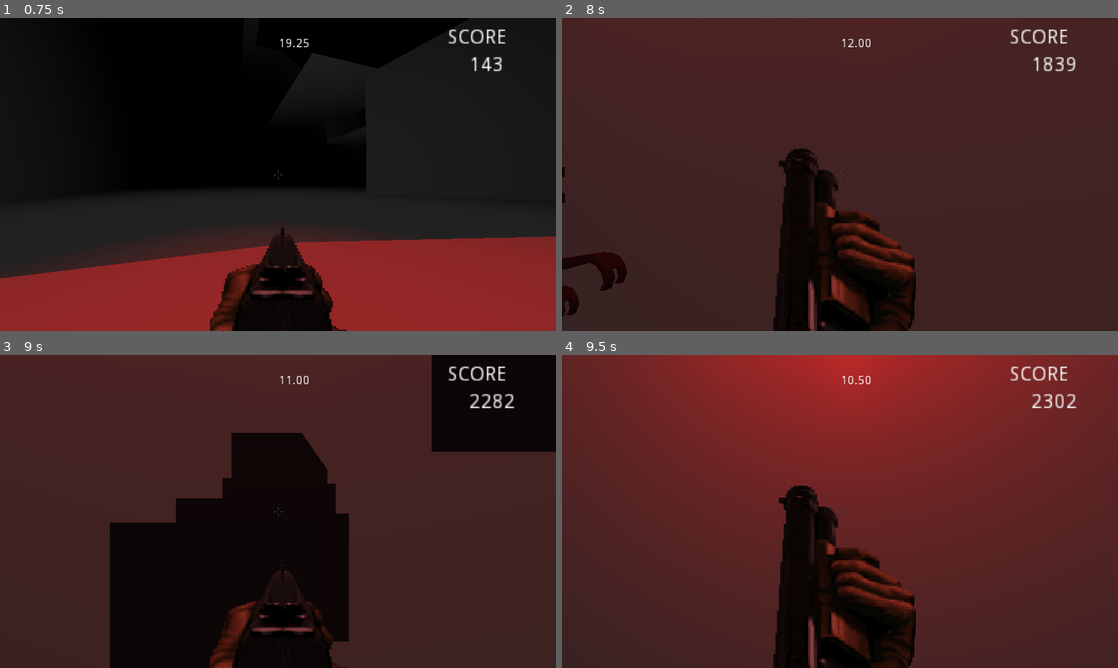
Above: before the commit, frames 1-4 (two rows, left to right).
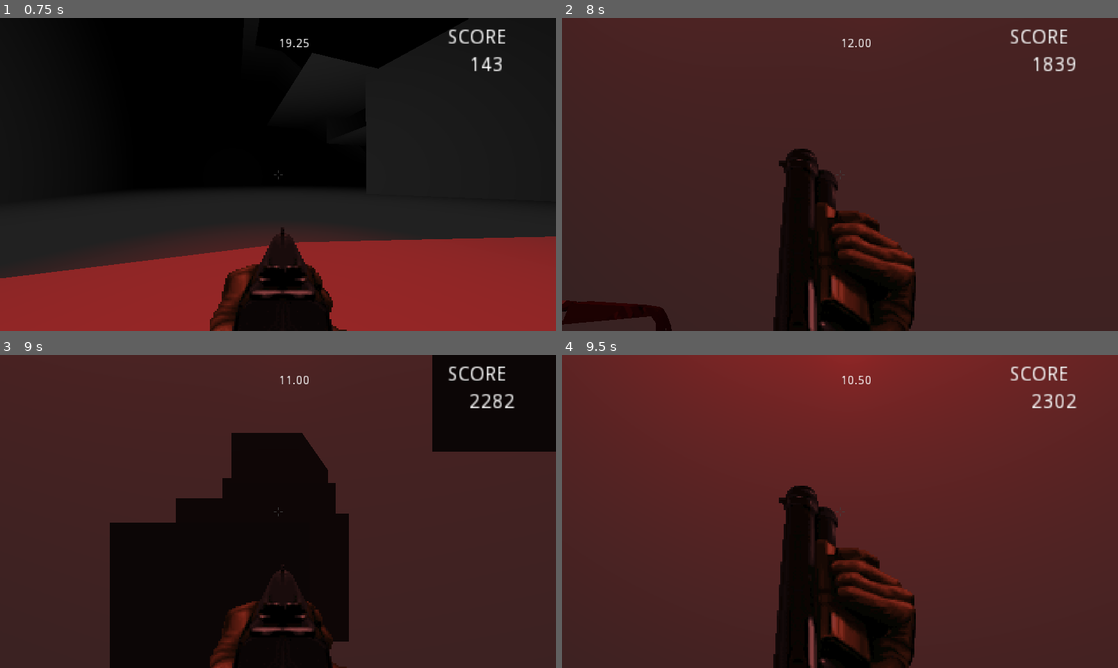
Above: after the commit, the same moments.

Repository: adrianriverof/extermination-gnome-service
Game: Godot game, scene res://Prototiping/test_level.tscn
The game is run twice, just before and just after one commit, with the same random seed, the same clock (stepped at 60 frames per second) and the same inputs. The engine's default icon, where the game draws it, is replaced by a stand-in: a white triangle on a blue panel in a dark square.
Inputs (mouse positions are in pixels of both pictures, inside the frame that each line leads up to):
- Up to frame 1 (0.75 s): tap Enter (ui_accept) at 0.5 s; move the mouse to (305, 174) at 0.52 s; hold W (move_forward) from 0.53 s (still down); hold Ctrl (dash) from 0.53 s (still down)
- Up to frame 2 (8 s): tap Space (jump) at 0.77, 1.52, 3.02, 3.77, 4.52, 6.02, 6.77, 7.52 s; move the mouse to (812, 174) at 1.27 s; release Ctrl (dash) at 1.28 s; click (812, 174) at 1.35 s; move the mouse to (851, 168) at 2.02 s; hold Ctrl (dash) 2.03-2.78 s; move the mouse to (834, 180) at 2.77 s; click (834, 180) at 2.85 s; move the mouse to (878, 177) at 3.52 s; hold Ctrl (dash) 3.53-4.28 s; tap Enter (ui_accept) at 4.25, 5.75, 6.5, 7.25 s; move the mouse to (795, 171) at 4.27 s; click (795, 171) at 4.35 s; move the mouse to (845, 174) at 5.02 s; hold Ctrl (dash) 5.03-5.78 s; move the mouse to (817, 168) at 5.77 s; release W (move_forward) at 5.78 s; hold D (move_right) 5.78-6.53 s; click (817, 168) at 5.85 s; move the mouse to (867, 174) at 6.52 s; hold Ctrl (dash) 6.53-7.28 s; hold W (move_forward) from 6.53 s (still down); move the mouse to (812, 174) at 7.27 s; click (812, 174) at 7.35 s
- Up to frame 3 (9 s): move the mouse to (289, 505) at 8.02 s; hold Ctrl (dash) 8.03-8.78 s; tap Enter (ui_accept) at 8.75 s; move the mouse to (272, 517) at 8.77 s; release W (move_forward) at 8.78 s; hold A (move_left) from 8.78 s (still down); click (272, 517) at 8.85 s
- Up to frame 4 (9.5 s): keep holding A (move_left); tap Space (jump) at 9.02 s

Frame 1 is identical in both runs. In frame 2, 1.8% of the frame differs, in the area x 0-20%, y 47-100%; in frame 3, less than 0.1%; in frame 4, 10%, in the area x 28-78%, y 0-31%.

Commit message:
cucaman final y cucapared escena colision

Diff:
--- a/Prototiping/enemy.gd
+++ b/Prototiping/enemy.gd
@@ -29,7 +29,7 @@
 
 func _physics_process(delta):
 
-	$CucamanAnimated/AnimationPlayer.play("Action")
+	$cucaman_model/AnimationPlayer.play("Running3")
 
 	destination = player.translation
 	#print(destination)
--- a/Prototiping/enemy.tscn
+++ b/Prototiping/enemy.tscn
@@ -4,7 +4,7 @@
 [ext_resource path="res://Prototiping/enemy.gd" type="Script" id=2]
 [ext_resource path="res://Prototiping/cucaman_model.tscn" type="PackedScene" id=3]
 [ext_resource path="res://assets/cucaman animated.tscn" type="PackedScene" id=4]
-[ext_resource path="res://models/cucaman bien con textura1.tscn" type="PackedScene" id=5]
+[ext_resource path="res://models/cucaman_model_v5.tscn" type="PackedScene" id=5]
 
 [sub_resource type="CapsuleShape" id=1]
 radius = 0.570315
@@ -26,6 +26,7 @@
 
 [node name="CucamanAnimated" parent="." instance=ExtResource( 4 )]
 transform = Transform( -1, 0, 8.74228e-08, 0, 1, 0, -8.74228e-08, 0, -1, 0.0351178, 0.0749956, -0.0464623 )
+visible = false
 
-[node name="cucaman bien con textura1" parent="." instance=ExtResource( 5 )]
-transform = Transform( -1, 0, -8.74228e-08, 0, 1, 0, 8.74228e-08, 0, -1, 0, 0.389, 0 )
+[node name="cucaman_model" parent="." instance=ExtResource( 5 )]
+transform = Transform( 1, 0, 0, 0, 1, 0, 0, 0, 1, 0, 0.37, 0 )
--- a/Prototiping/test_level.tscn
+++ b/Prototiping/test_level.tscn
@@ -1,10 +1,11 @@
-[gd_scene load_steps=7 format=2]
+[gd_scene load_steps=8 format=2]
 
 [ext_resource path="res://Prototiping/player.tscn" type="PackedScene" id=1]
 [ext_resource path="res://NIVEL 8.glb" type="PackedScene" id=2]
 [ext_resource path="res://Prototiping/enemy.tscn" type="PackedScene" id=3]
 [ext_resource path="res://sound/20 sec game jam.mp3" type="AudioStream" id=4]
 [ext_resource path="res://Prototiping/test_level.gd" type="Script" id=5]
+[ext_resource path="res://entities/cucapared.tscn" type="PackedScene" id=6]
 
 [sub_resource type="Environment" id=2]
 ambient_light_color = Color( 0.141176, 0.141176, 0.141176, 1 )
@@ -14,6 +15,7 @@
 
 [node name="test_level" type="Spatial"]
 script = ExtResource( 5 )
+reset_on_timeout = false
 
 [node name="structure" type="Spatial" parent="."]
 transform = Transform( 1, 0, 0, 0, 1, 0, 0, 0, 1, 0, 5.40023, 0 )
@@ -85,3 +87,6 @@
 margin_bottom = 159.0
 rect_scale = Vector2( 5, 5 )
 text = "0"
+
+[node name="Cucapared" parent="." instance=ExtResource( 6 )]
+transform = Transform( 0.0385845, 0.576247, -0.816364, -0.0272052, 0.817276, 0.575604, 0.998885, 0, 0.0472111, -7.03172, 11.5375, -21.6902 )
--- a/entities/cucapared.tscn
+++ b/entities/cucapared.tscn
@@ -5,7 +5,7 @@
 [sub_resource type="BoxShape" id=1]
 extents = Vector3( 0.395419, 1, 1 )
 
-[node name="Spatial" type="KinematicBody"]
+[node name="Cucapared" type="KinematicBody"]
 
 [node name="CUCAPARED" parent="." instance=ExtResource( 1 )]
 
--- a/models/cucaman bien con textura1.tscn
+++ /dev/null
@@ -1,8 +0,0 @@
-[gd_scene load_steps=2 format=2]
-
-[ext_resource path="res://models/cucaman bien con textura1.glb" type="PackedScene" id=1]
-
-[node name="cucaman bien con textura1" instance=ExtResource( 1 )]
-
-[node name="cucaman003" parent="." index="0"]
-transform = Transform( 1, 0, 0, 0, 1, 0, 0, 0, 1, 0, 0, 0 )
--- /dev/null
+++ b/models/cucaman_model_v5.tscn
@@ -0,0 +1,8 @@
+[gd_scene load_steps=2 format=2]
+
+[ext_resource path="res://models/cucaman bien OK1glb.glb" type="PackedScene" id=1]
+
+[node name="cucaman_model" instance=ExtResource( 1 )]
+
+[node name="Cuca Bien001" parent="." index="0"]
+transform = Transform( -1, 0, -8.74228e-08, 0, 1, 0, 8.74228e-08, 0, -1, 0, 0, 0 )
Binary file added: models/cucaman bien OK1glb.glb
Not shown, changed: models/cucaman bien OK1glb.glb.import
Binary file removed: models/cucaman bien con textura1.glb
